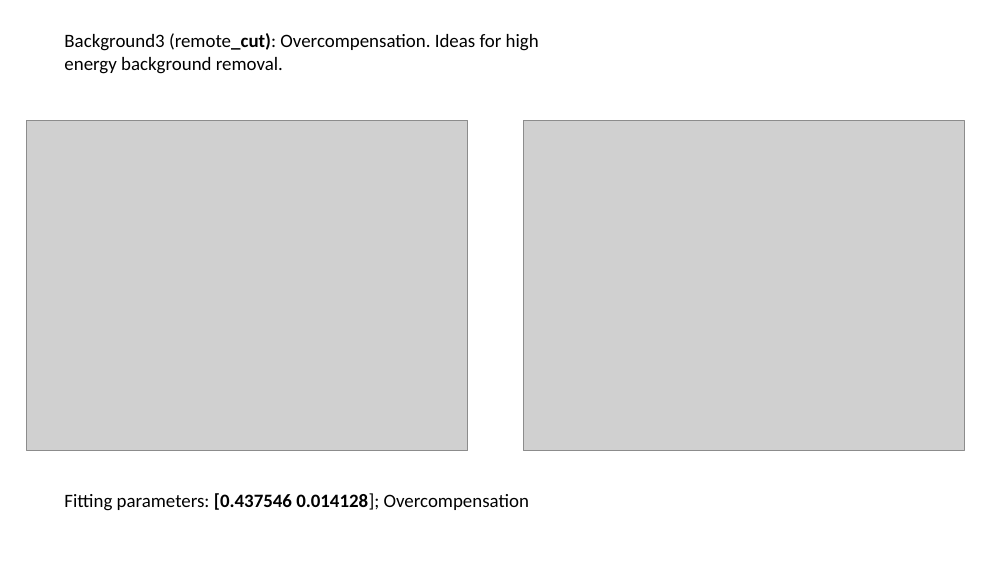
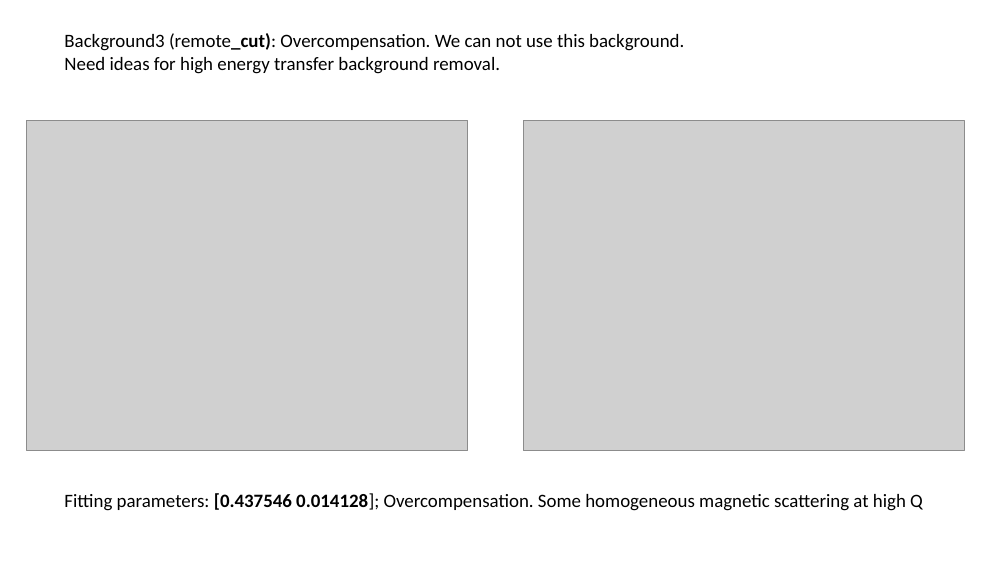
Before and after one commit to abuts/Fe, a slide deck: slide 9 of Article2020/Analysing_NP.pptx (slide 8 before the commit). Drawn at 1008x567 pixels with LibreOffice and Linux fonts; fonts in the diff are those of the drawing; grey boxes stand for pictures. Boxes give left, top, right and bottom in pixels: in the first picture for what was removed or moved away, otherwise in the second. Text is boxed around its words. In the diff, an @@ line names an element or a change of style, - is before the commit and + after.

Commit message:
completed analysing for NP direction, high energy transfer

```diff
--- a/Article2020/Analysing_NP.pptx
+++ b/Article2020/Analysing_NP.pptx
@@ text at bbox=[64, 33, 684, 74]: text changed @@
-Background3 (remote_cut): Overcompensation. Ideas for high energy background removal.
+Background3 (remote_cut): Overcompensation. We can not use this background.
+Need ideas for high energy transfer background removal.
@@ text at bbox=[64, 493, 923, 511]: text changed @@
-Fitting parameters: [0.437546 0.014128]; Overcompensation
+Fitting parameters: [0.437546 0.014128]; Overcompensation. Some homogeneous magnetic scattering at high Q
```
Also in this commit, not shown: 1 other slide changed, 2 slides added, 2 other files.
